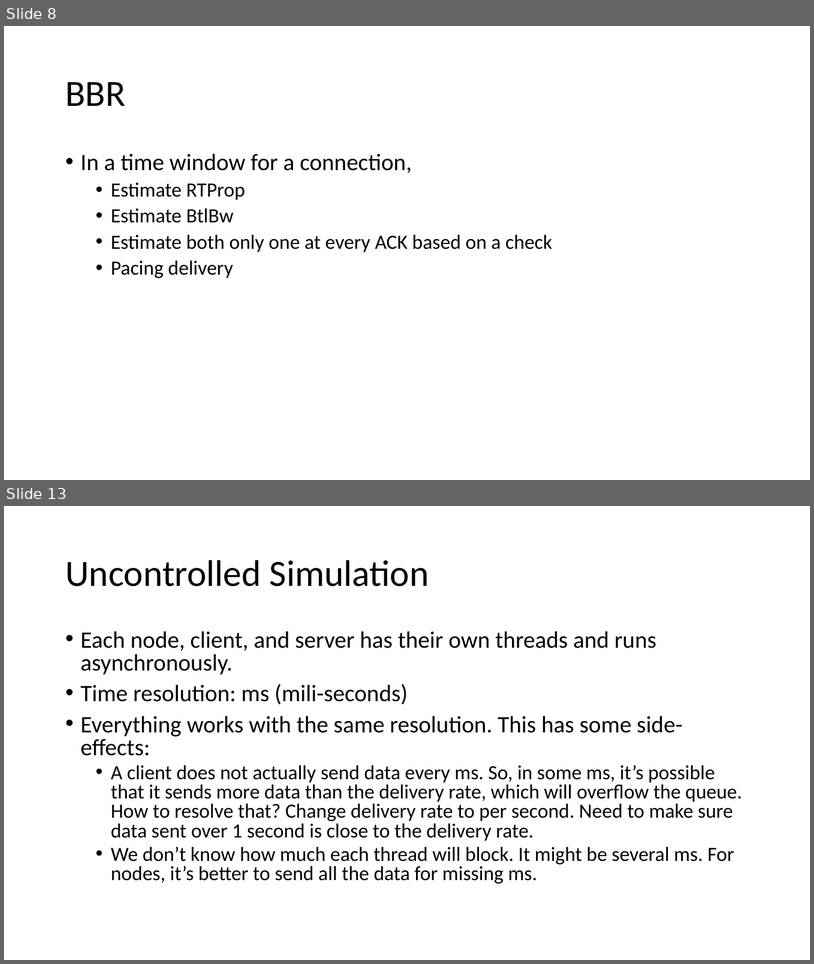
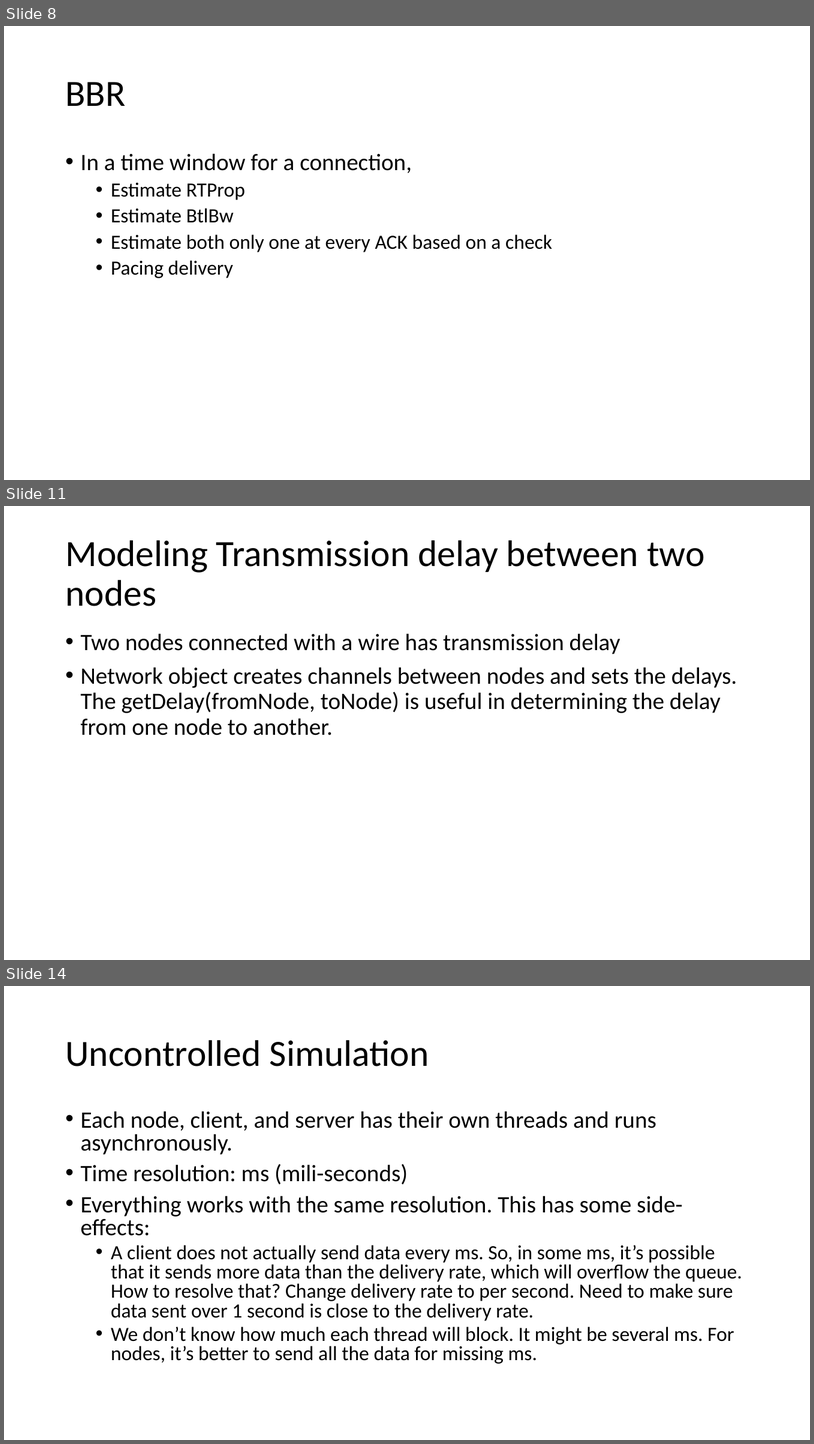
Before and after one commit to adhocmaster/pyns, a slide deck: doc/plan.pptx. Shown one above the other, each under a label of ours: slides 8 and 13 before the commit, slides 8, 11 and 14 after it; the slides between them are not shown. The pictures are 814x964 and 814x1444 pixels, drawn with LibreOffice and Linux fonts; fonts in the diff are those of the drawing. Boxes give left, top, right and bottom in pixels: in the first picture for what was removed or moved away, otherwise in the second. Text is boxed around its words. In the diff, an @@ line names an element or a change of style, - is before the commit and + after.

```diff
--- a/doc/plan.pptx
+++ b/doc/plan.pptx
@@ slide 11 added at [4, 506, 810, 960], background #FFFFFF @@
@@ title added at [65, 540, 705, 606], 44 pt, text #000000 @@
+Modeling Transmission delay between two nodes
@@ text added at [81, 633, 738, 735], 28 pt, text #000000 @@
+• Two nodes connected with a wire has transmission delay
+• Network object creates channels between nodes and sets the delays. The getDelay(fromNode, toNode) is useful in determining the delay from one node to another.
@@ what was slide 13 is now slide 14 @@
```
Also in this commit, not shown: 4 slides changed, 1 other slide added.
